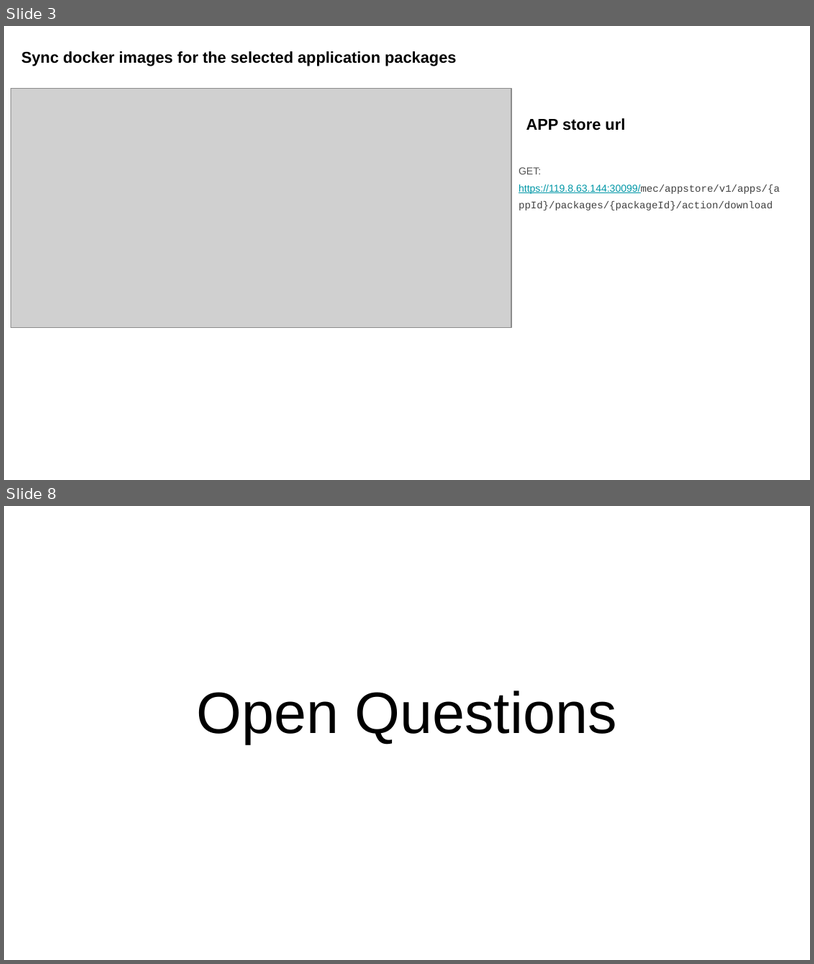
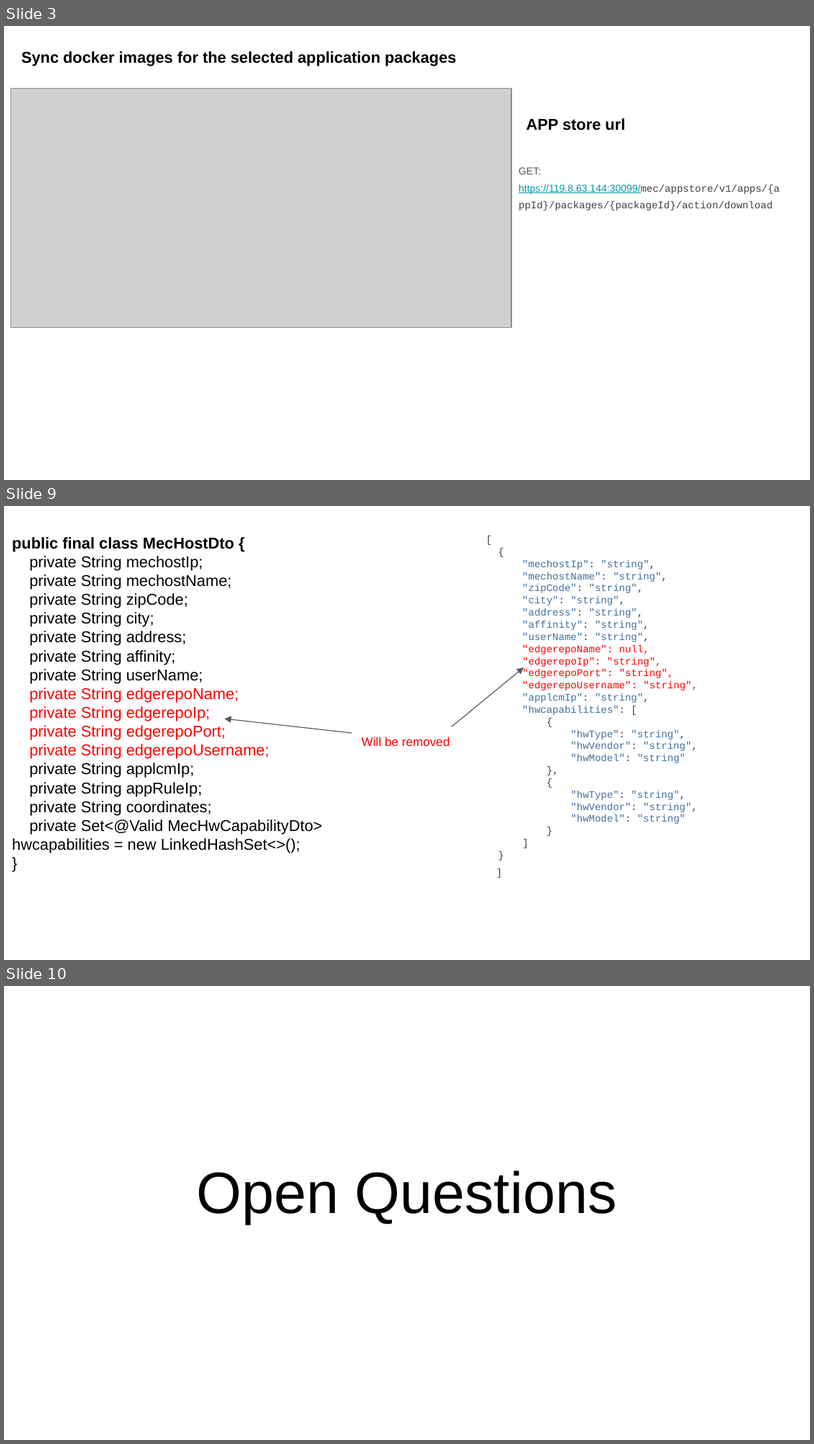
Before and after one commit to EdgeGallery/community, a slide deck: MECM PT/Release V1.1/Image Management-LLD.pptx. Shown one above the other, each under a label of ours: slides 3 and 8 before the commit, slides 3, 9 and 10 after it; the slides between them are not shown. The pictures are 814x964 and 814x1444 pixels, drawn with LibreOffice and Linux fonts; fonts in the diff are those of the drawing; grey boxes stand for pictures. Boxes give left, top, right and bottom in pixels: in the first picture for what was removed or moved away, otherwise in the second. Text is boxed around its words. In the diff, an @@ line names an element or a change of style, - is before the commit and + after.

```diff
--- a/MECM PT/Release V1.1/Image Management-LLD.pptx
+++ b/MECM PT/Release V1.1/Image Management-LLD.pptx
@@ slide 9 added at box(4, 506, 810, 960), background #FFFFFF @@
@@ text added at box(12, 537, 322, 853), 14 pt, text #000000 @@
+public final class MecHostDto {
+private String mechostIp;
+private String mechostName;
+private String zipCode;
+private String city;
+private String address;
+private String affinity;
+private String userName;
+private String edgerepoName;
+private String edgerepoIp;
+private String edgerepoPort;
+private String edgerepoUsername;
+private String applcmIp;
+private String appRuleIp;
+private String coordinates;
+private Set<@Valid MecHwCapabilityDto> hwcapabilities = new LinkedHashSet<>();
+}
@@ text added at box(522, 560, 698, 824), 9 pt, text #4070A0 @@
+[
+{
+"mechostIp": "string",
+"mechostName": "string",
+"zipCode": "string",
+"city": "string",
+"address": "string",
+"affinity": "string",
+"userName": "string",
+"edgerepoName": null,
+"edgerepoIp": "string",
+"edgerepoPort": "string",
+"edgerepoUsername": "string",
+"applcmIp": "string",
+"hwcapabilities": [
+{
+"hwType": "string",
+"hwVendor": "string",
+"hwModel": "string"
+},
+{
+"hwType": "string",
+"hwVendor": "string",
+"hwModel": "string"
+}
+]
+}
+]
@@ arrow added from (452, 726) to (524, 667), #595959 0.75 pt @@
@@ arrow added from (352, 733) to (224, 719), #595959 0.75 pt @@
@@ text added at box(362, 736, 450, 746), 11 pt, text #FF0000 @@
+Will be removed
@@ what was slide 8 is now slide 10 @@
```
Also in this commit, not shown: 6 slides changed, 2 other slides added.
